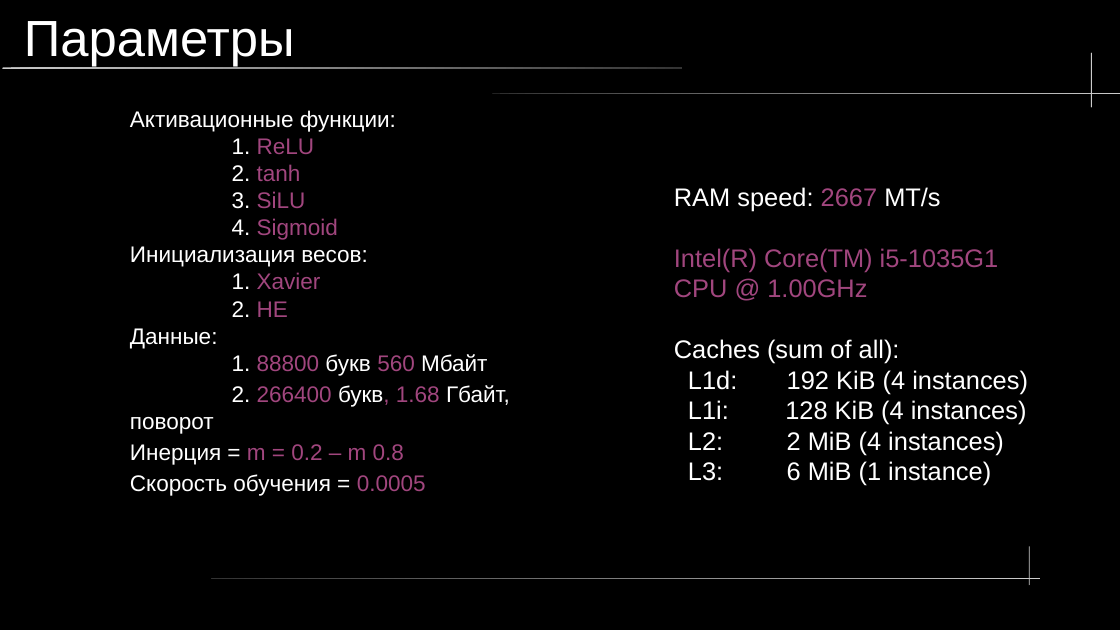
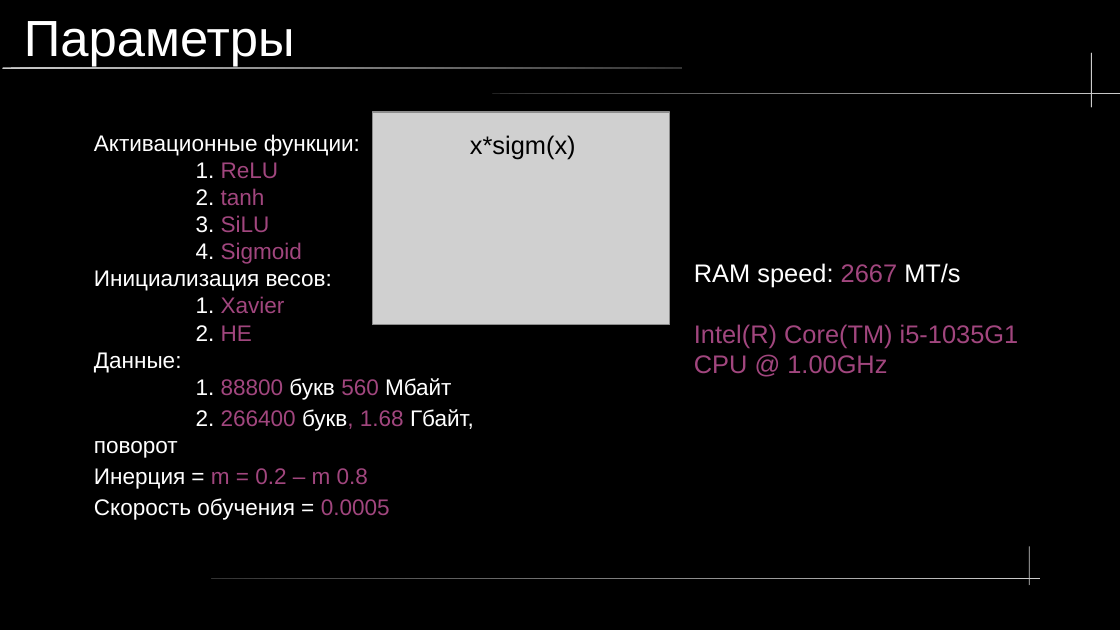
Before and after one commit to maykitbo/multilayer_perceptron, a slide deck: slide 21 of pres.odp (slide 20 before the commit). Drawn at 1120x630 pixels with LibreOffice and Linux fonts; fonts in the diff are those of the drawing; grey boxes stand for pictures. Boxes give left, top, right and bottom in pixels: in the first picture for what was removed or moved away, otherwise in the second. Text is boxed around its words. In the diff, an @@ line names an element or a change of style, - is before the commit and + after.

```diff
--- a/pres.odp
+++ b/pres.odp
@@ picture added at (x1=373, y1=112, x2=670, y2=324) @@
@@ text "Активационные функции:" moved from (x1=130, y1=110, x2=510, y2=496) to (x1=94, y1=134, x2=474, y2=520) @@
@@ text added at (x1=470, y1=135, x2=576, y2=159), 18 pt, text #000000 @@
+x*sigm(x)
@@ text "RAM speed: 2667 MT/s" moved from (x1=674, y1=187, x2=1028, y2=486) to (x1=694, y1=263, x2=1019, y2=373) @@
@@ text at (x1=674, y1=339, x2=1028, y2=486): paragraphs removed @@
-Caches (sum of all):
-L1d: 192 KiB (4 instances)
-L1i: 128 KiB (4 instances)
-L2: 2 MiB (4 instances)
-L3: 6 MiB (1 instance)
```
Also in this commit, not shown: 8 other slides changed, 1 slide added, 4 other files.
